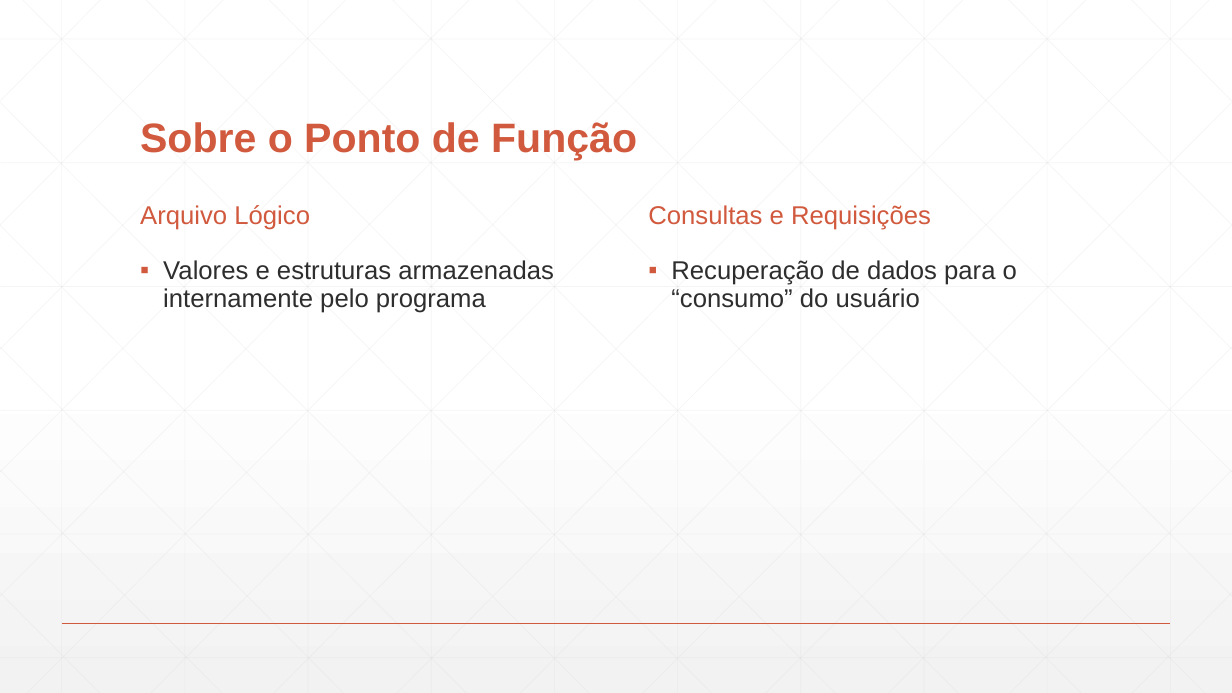
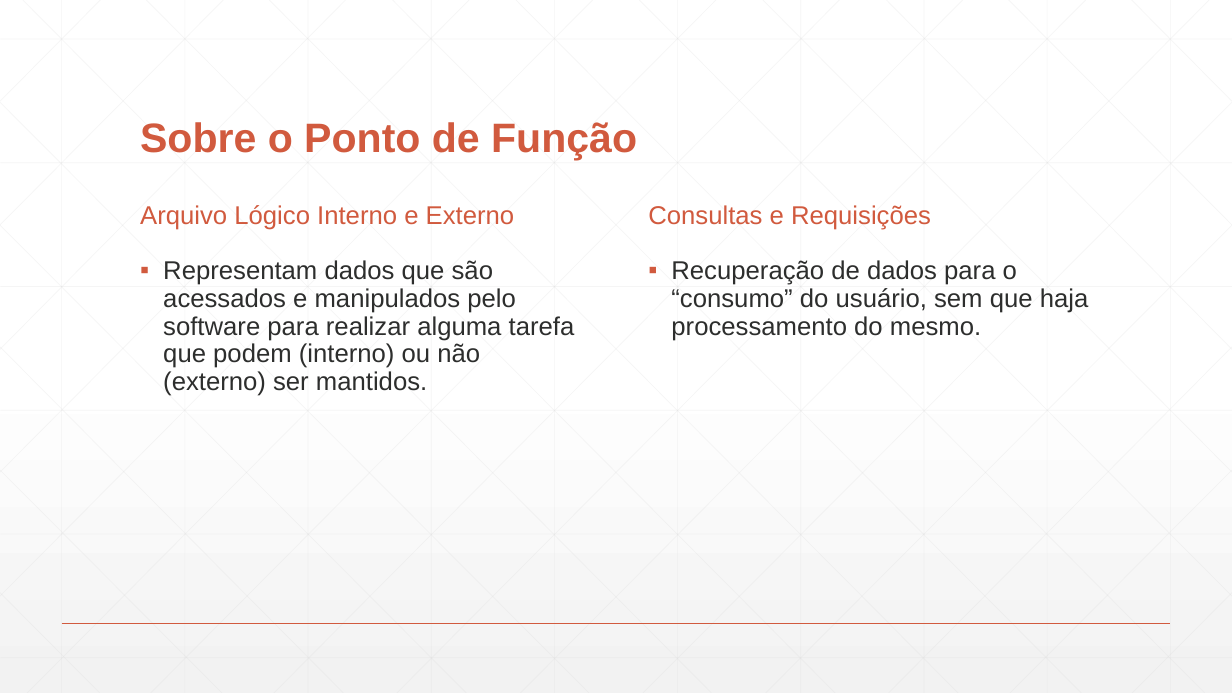
Before and after one commit to DudsNascimento/DuDente, a slide deck: slide 6 of Apresentação - Estimativas .pptx. Drawn at 1232x693 pixels with LibreOffice and Linux fonts; fonts in the diff are those of the drawing. Boxes give left, top, right and bottom in pixels: in the first picture for what was removed or moved away, otherwise in the second. Text is boxed around its words. In the diff, an @@ line names an element or a change of style, - is before the commit and + after.

```diff
--- a/Apresentação - Estimativas .pptx
+++ b/Apresentação - Estimativas .pptx
@@ text at box(140, 205, 515, 230): text changed @@
-Arquivo Lógico
+Arquivo Lógico Interno e Externo
@@ text at box(163, 260, 575, 396): text changed @@
-▪ Valores e estruturas armazenadas internamente pelo programa
+▪ Representam dados que são acessados e manipulados pelo software para realizar alguma tarefa que podem (interno) ou não (externo) ser mantidos.
@@ text at box(671, 260, 1089, 341): text changed @@
-▪ Recuperação de dados para o “consumo” do usuário
+▪ Recuperação de dados para o “consumo” do usuário, sem que haja processamento do mesmo.
```
Also in this commit, not shown: 2 other slides changed, 6 slides added.
